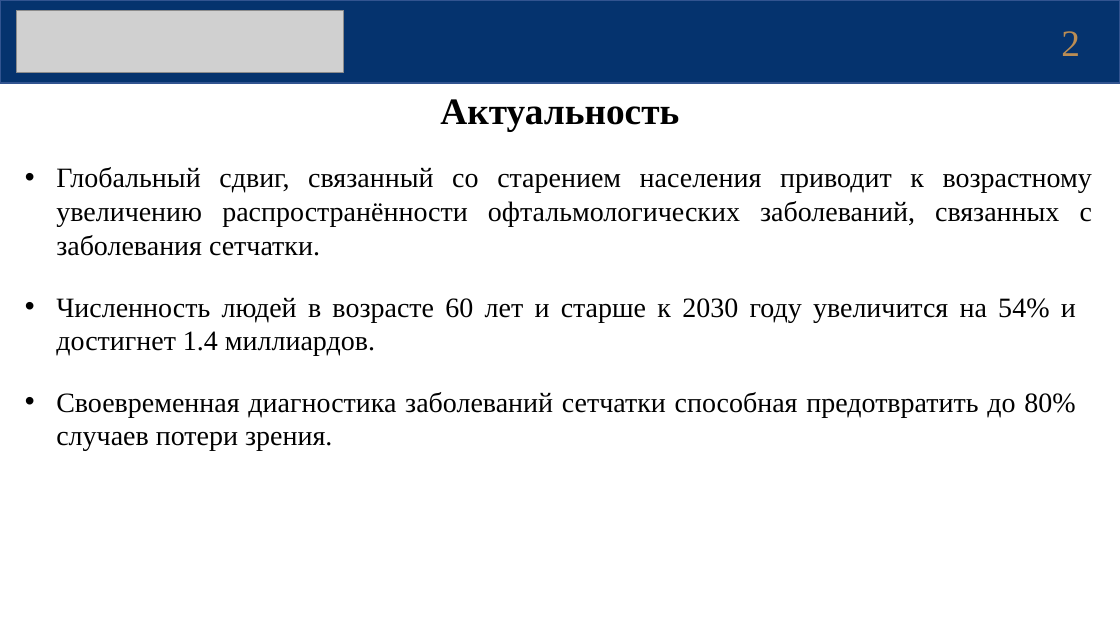
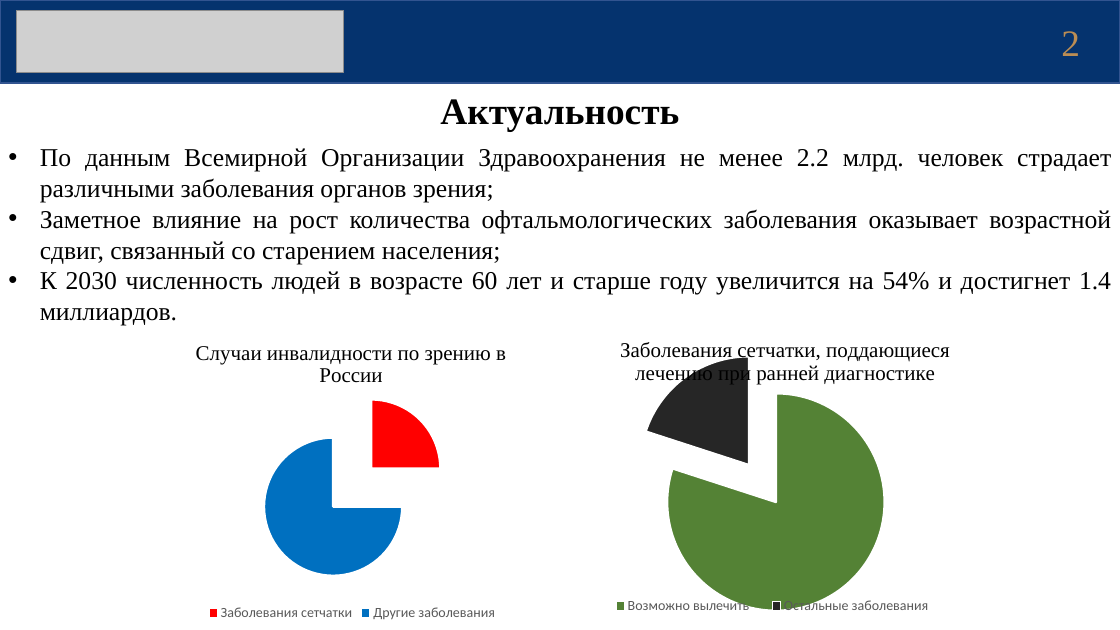
Before and after one commit to akulistus/oct-segmentation-model, a slide deck: slide 2 of diploma/Презентация_Защита_КошаевЕА.pptx. Drawn at 1120x630 pixels with LibreOffice and Linux fonts; fonts in the diff are those of the drawing; grey boxes stand for pictures. Boxes give left, top, right and bottom in pixels: in the first picture for what was removed or moved away, otherwise in the second. Text is boxed around its words. In the diff, an @@ line names an element or a change of style, - is before the commit and + after.

```diff
--- a/diploma/Презентация_Защита_КошаевЕА.pptx
+++ b/diploma/Презентация_Защита_КошаевЕА.pptx
@@ text at [40,148,1111,326]: text changed; size 24 to 22 pt @@
-• Глобальный сдвиг, связанный со старением населения приводит к возрастному увеличению распространённости офтальмологических заболеваний, связанных с заболевания сетчатки.
+• По данным Всемирной Организации Здравоохранения не менее 2.2 млрд. человек страдает различными заболевания органов зрения;
+• Заметное влияние на рост количества офтальмологических заболевания оказывает возрастной сдвиг, связанный со старением населения;
+• К 2030 численность людей в возрасте 60 лет и старше году увеличится на 54% и достигнет 1.4 миллиардов.
@@ text removed at [56,297,1076,356] @@
-• Численность людей в возрасте 60 лет и старше к 2030 году увеличится на 54% и достигнет 1.4 миллиардов.
@@ pie chart added at [128,316,577,625] @@
+title "Случаи инвалидности по зрению в России "
+categories: Заболевания сетчатки, Другие заболевания
+Series 1: 25, 75
@@ pie chart added at [538,315,999,624] @@
+title "Заболевания сетчатки, поддающиеся лечению при ранней диагностике "
+categories: Возможно вылечить, Остальные заболевания
+Series 1: 80, 20
@@ text removed at [56,392,1075,451] @@
-• Своевременная диагностика заболеваний сетчатки способная предотвратить до 80% случаев потери зрения.
```
Also in this commit, not shown: 9 other slides changed, 1 slide added.
